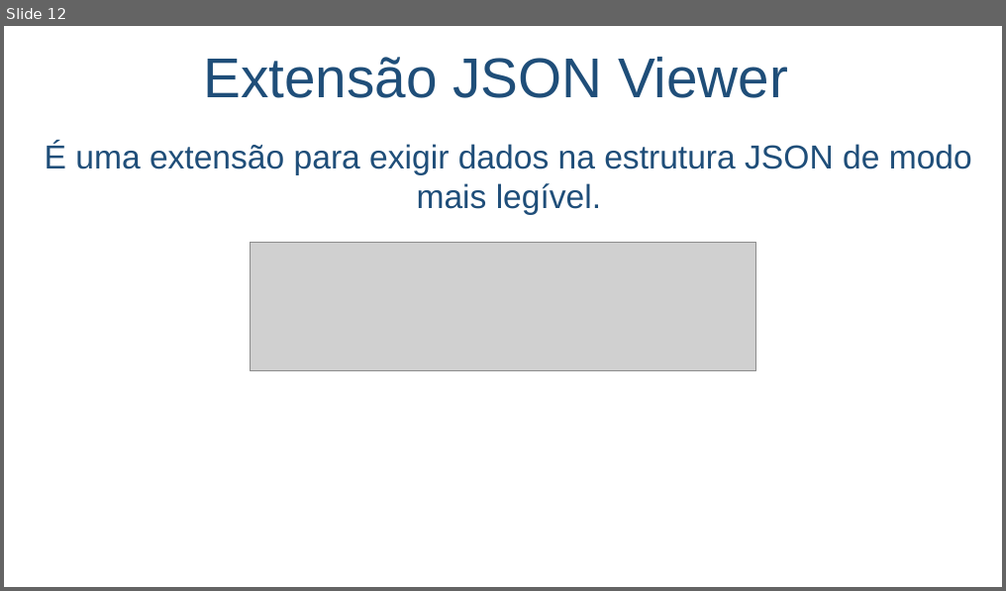
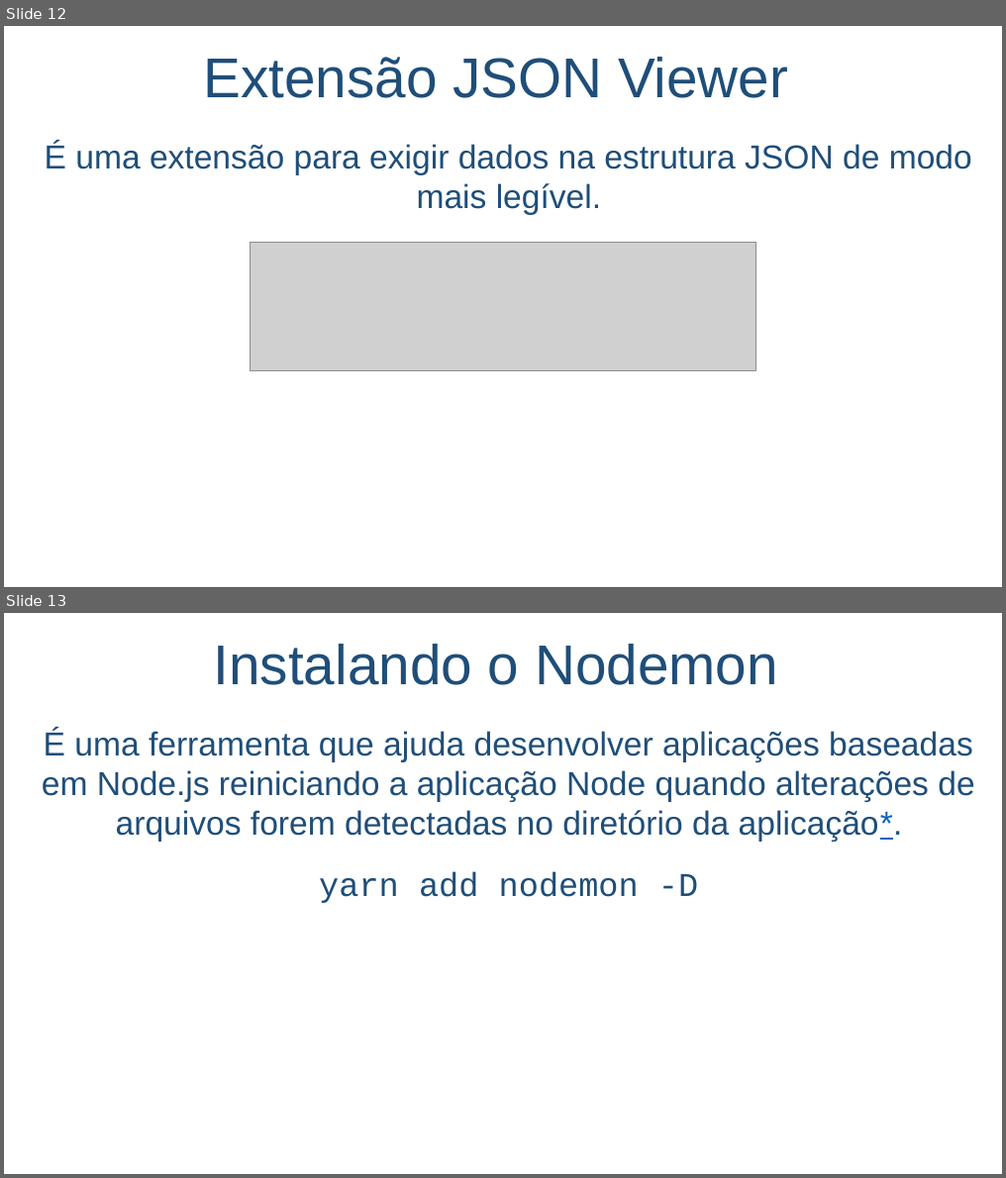
Before and after one commit to salmo-jr/public-slides, a slide deck: node-js.pptx. Shown one above the other, each under a label of ours: slide 12 before the commit, slides 12 and 13 after it. The pictures are 1006x591 and 1006x1178 pixels, drawn with LibreOffice and Linux fonts; fonts in the diff are those of the drawing; grey boxes stand for pictures; background and template pictures are left out. Boxes give left, top, right and bottom in pixels: in the first picture for what was removed or moved away, otherwise in the second. Text is boxed around its words. In the diff, an @@ line names an element or a change of style, - is before the commit and + after.

```diff
--- a/node-js.pptx
+++ b/node-js.pptx
@@ slide 13 added at [4,613,1002,1174], background picture (left out) @@
@@ text added at [214,644,778,685], 54 pt, text #1F4E79 @@
+Instalando o Nodemon
@@ text added at [42,729,974,903], 32 pt, text #1F4E79 @@
+É uma ferramenta que ajuda desenvolver aplicações baseadas em Node.js reiniciando a aplicação Node quando alterações de arquivos forem detectadas no diretório da aplicação*.
+yarn add nodemon -D
```
Also in this commit, not shown: 1 slide changed, 3 other slides added.
